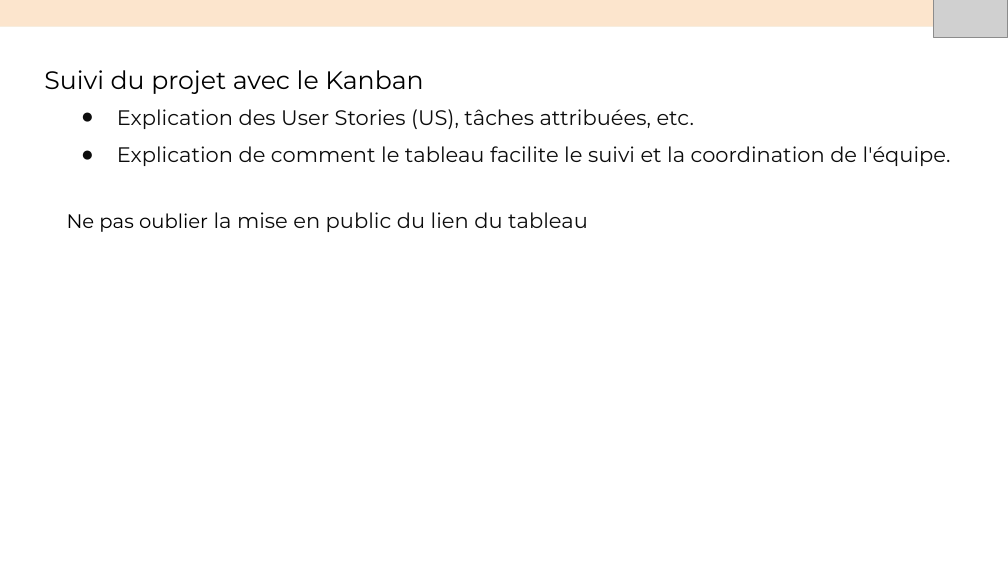
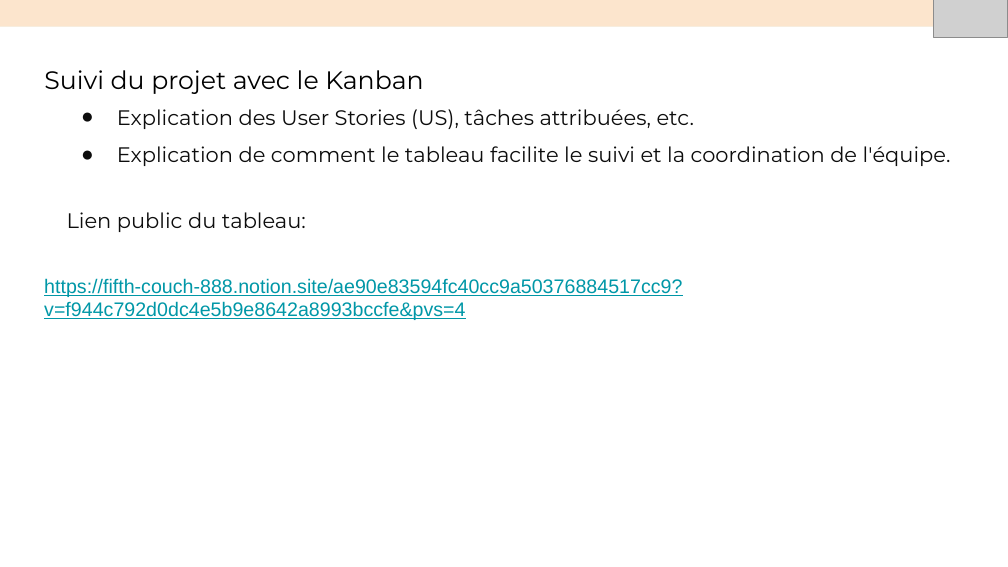
Before and after one commit to fredcentvin/Menu-Maker-by-QWENTA, a slide deck: slide 7 of Présentation+Soufiane.pptx. Drawn at 1008x567 pixels with LibreOffice and Linux fonts; fonts in the diff are those of the drawing; grey boxes stand for pictures. Boxes give left, top, right and bottom in pixels: in the first picture for what was removed or moved away, otherwise in the second. Text is boxed around its words. In the diff, an @@ line names an element or a change of style, - is before the commit and + after.

Commit message:
mise a jour partielle spécifications tech

```diff
--- a/Présentation+Soufiane.pptx
+++ b/Présentation+Soufiane.pptx
@@ text at (67,212,306,232): text changed @@
-Ne pas oublier la mise en public du lien du tableau
+Lien public du tableau:
@@ text added at (44,278,682,320), 14 pt, text #0097A7, underline @@
+https://fifth-couch-888.notion.site/ae90e83594fc40cc9a50376884517cc9?v=f944c792d0dc4e5b9e8642a8993bccfe&pvs=4
```
Also in this commit, not shown: 1 other slide changed, 1 other file.
